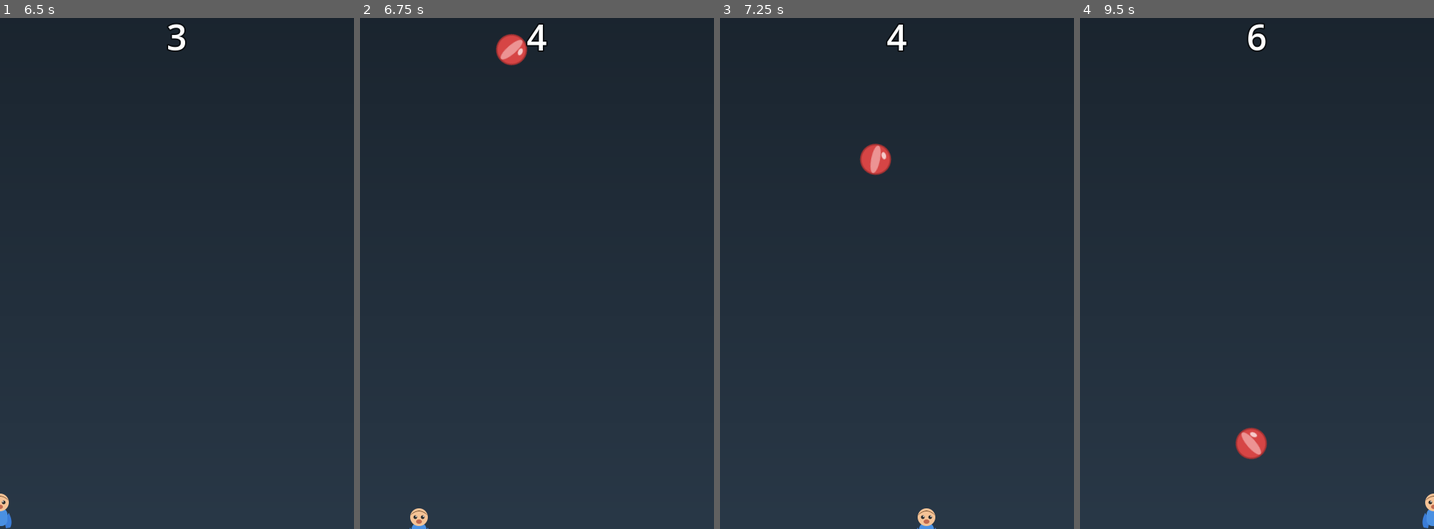
Above: before the commit, frames 1-4 (left to right).
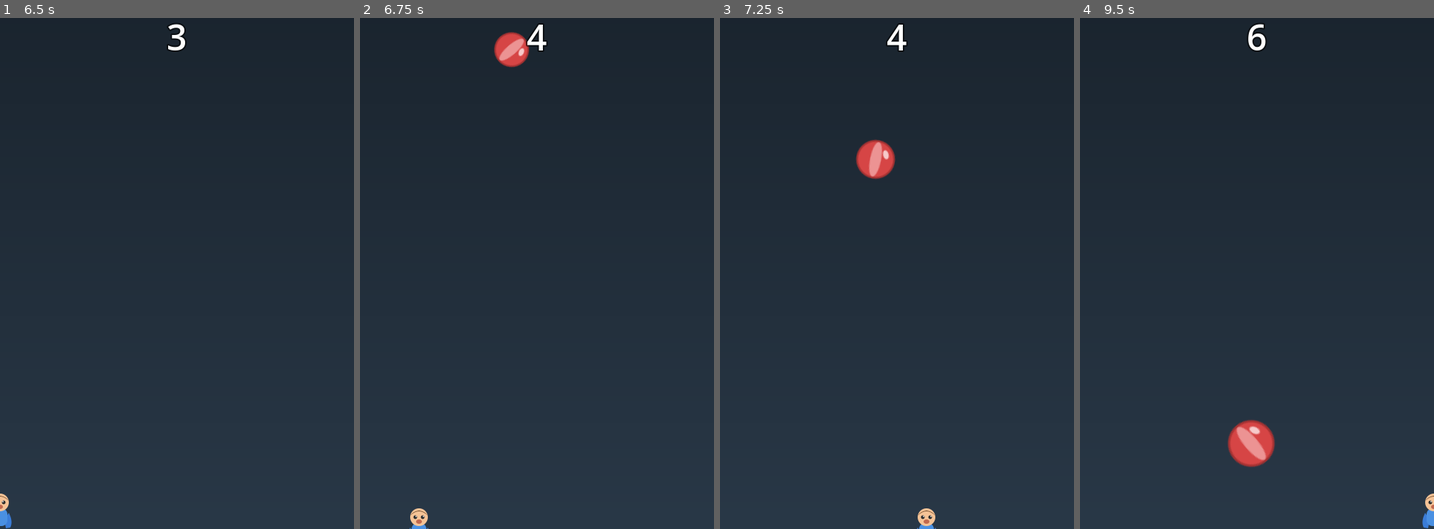
Above: after the commit, the same moments.

Repository: nutella4brunch/dodge-the-fireballs
Game: Godot game, scene res://levels/dodgeball/level.tscn
The game is run twice, just before and just after one commit, with the same random seed, the same clock (stepped at 60 frames per second) and the same inputs. This scene is started directly instead of the project's main scene.
Inputs:
- Up to frame 1 (6.5 s): click "Start" at 0.5 s; tap Enter at 1.25 s; hold Right (move_right) 1.28-2.03 s; hold Space (start_game) 1.28-2.03 s; hold Down (move_down) 2.03-2.78 s; tap Space (start_game) at 2.1, 3.6, 5.1 s; hold Right (move_right) 2.78-3.53 s; hold Space (start_game) 2.78-3.53 s; hold Up (move_up) 3.53-4.28 s; hold Space (start_game) 4.28-5.03 s; hold Left (move_left) 4.28-5.78 s; hold Down (move_down) from 5.78 s (still down); hold Space (start_game) from 5.78 s (still down)
- Up to frame 2 (6.75 s): release Down (move_down) at 6.53 s; release Space (start_game) at 6.53 s; hold Right (move_right) from 6.53 s (still down); tap Space (start_game) at 6.6 s
- Up to frame 3 (7.25 s): keep holding Right (move_right)
- Up to frame 4 (9.5 s): release Right (move_right) at 7.28 s; hold Up (move_up) 7.28-8.03 s; hold Space (start_game) 7.28-8.03 s; hold Right (move_right) 8.03-8.78 s; tap Space (start_game) at 8.1 s; hold Down (move_down) from 8.78 s (still down); hold Space (start_game) from 8.78 s (still down)

Frame 1 is identical in both runs. In frame 2, 0.2% of the frame differs, in the area x 37-48%, y 2-10%; in frame 3, 0.4%; in frame 4, 0.8%, in the area x 41-55%, y 78-88%.

Commit message:
Dodgeballs hop off the floor as seen from above
Each ball gets pretend vertical physics: gravity, a floor, and a
spring back up with slightly random strength. Since the camera
looks straight down, "higher" is drawn as "bigger" — a smooth
grow-and-shrink arc, not a pulse. Combines with the wall-hit puff.

Co-Authored-By: Claude Fable 5 <noreply@anthropic.com>

Diff:
--- a/game/levels/dodgeball/ball.gd
+++ b/game/levels/dodgeball/ball.gd
@@ -10,30 +10,62 @@
 # TWEAK ME: how much the snowflake slows balls down.
 @export var slow_factor: float = 0.5
 
-# TWEAK ME: how much a ball puffs up when it bounces (1.0 = not at all).
+# TWEAK ME: how much a ball puffs up when it hits a wall (1.0 = not at all).
 @export var squish: float = 1.25
 
 # TWEAK ME: how quickly it shrinks back to normal size.
 @export var unsquish_speed: float = 8.0
 
+# The game is seen from above, so a ball bouncing "up" off the
+# floor comes closer to your eye — we fake that by drawing it
+# bigger the higher it is.
+# TWEAK ME: how hard the ball springs off the floor.
+@export var floor_bounce: float = 260.0
+
+# TWEAK ME: how strongly the pretend gravity pulls it back down.
+@export var floor_gravity: float = 400.0
+
+# TWEAK ME: how much bigger the ball looks at the top of a bounce.
+@export var bounce_grow: float = 0.35
+
 var slowed: bool = false
+var height: float = 0.0        # how far off the floor it is right now
+var height_speed: float = 0.0  # how fast it's rising (negative = falling)
+var impact_squish: float = 1.0 # extra puff from hitting a wall
 
 
 func _ready() -> void:
-	# Every ball comes in with its own little spin.
+	# Every ball comes in with its own little spin...
 	$Sprite2D.rotation = randf_range(0, TAU)
 	angular_velocity = randf_range(-2.0, 2.0)
+	# ...and its own first hop, so they don't bounce in unison.
+	height_speed = floor_bounce * randf_range(0.3, 1.0)
 
 
 func _process(delta: float) -> void:
-	# After a bounce, ease back down to normal size. lerp() moves
-	# a little of the way there every frame, which looks springy.
-	$Sprite2D.scale = $Sprite2D.scale.lerp(Vector2.ONE, unsquish_speed * delta)
+	# Pretend up-and-down physics: gravity pulls, the floor pushes back.
+	height_speed -= floor_gravity * delta
+	height += height_speed * delta
+	if height <= 0.0:
+		height = 0.0
+		# Each hop is a little different, so the ball lands
+		# in a new spot every time as it travels.
+		height_speed = floor_bounce * randf_range(0.7, 1.3)
+
+	# The highest a normal hop can reach (a physics classic: v²/2g).
+	var peak := floor_bounce * floor_bounce / (2.0 * floor_gravity)
+	var size := 1.0 + bounce_grow * height / peak
+
+	# The wall-hit puff fades back to nothing over time. lerpf()
+	# moves a little of the way there every frame — springy.
+	impact_squish = lerpf(impact_squish, 1.0, unsquish_speed * delta)
+
+	$Sprite2D.scale = Vector2.ONE * size * impact_squish
 
 
 func _on_body_entered(_body: Node) -> void:
-	# Puff up on impact — it reads as "boing".
-	$Sprite2D.scale = Vector2(squish, squish)
+	# Puff up on wall impact — it reads as "boing".
+	impact_squish = squish
 
 
 func set_slow(slow: bool) -> void:
Not shown, changed: README.md
